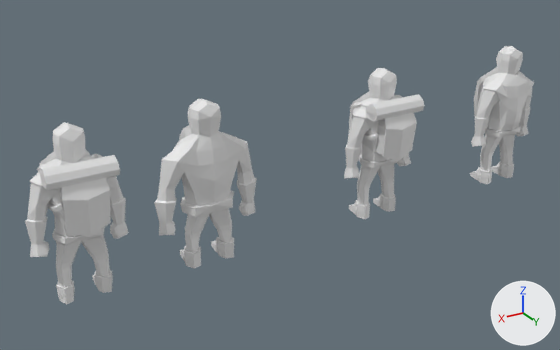
Renders of the Blender file Animations/WarriorIdle.blend from each side of a commit.
The view is the same before and after, from a 50 mm lens placed at (15.2, 32.5, 20.0), pointed at (-4.8, -0.8, 3.4). Lighting does not change. The marker at lower right points along +X, +Y and +Z.

Before the edit, the objects in view are built like this:
```python
me_cube_000 = bpy.data.meshes.new('Cube.000')
me_cube_000.from_pydata(...)  # 298 vertices, 585 faces; spans x -2.86..2.84, y -1.89..1.01, z 0.01..8.74
me_cube_001 = bpy.data.meshes.new('Cube.001')
me_cube_001.from_pydata(...)  # 275 vertices, 393 faces; spans x -0.01..2.36, y -2.16..2.04, z 0.01..8.74
me_cube_002 = bpy.data.meshes.new('Cube.002')
me_cube_002.from_pydata(...)  # 275 vertices, 393 faces; spans x -0.01..2.36, y -2.16..2.04, z 0.01..8.74
me_cube_005 = bpy.data.meshes.new('Cube.005')
me_cube_005.from_pydata(...)  # 193 vertices, 313 faces; spans x -0.01..2.36, y -2.16..1.16, z 0.01..8.74
ob_cube_000 = bpy.data.objects.new('Cube.000', me_cube_000)
ob_cube_000.location = (0.0, 0.0, 0.0)
_m = ob_cube_000.modifiers.new('Triangulate.001', 'TRIANGULATE')
_m.quad_method = 'BEAUTY'
ob_cube_001 = bpy.data.objects.new('Cube.001', me_cube_002)
ob_cube_001.location = (-10.81, 0.0, 0.0)
_m = ob_cube_001.modifiers.new('Mirror', 'MIRROR')
_m.use_clip = True
_m = ob_cube_001.modifiers.new('Triangulate.001', 'TRIANGULATE')
_m.quad_method = 'BEAUTY'
ob_cube_002 = bpy.data.objects.new('Cube.002', me_cube_001)
ob_cube_002.location = (6.61, 0.0, 0.0)
_m = ob_cube_002.modifiers.new('Mirror', 'MIRROR')
_m.use_clip = True
_m = ob_cube_002.modifiers.new('Triangulate.001', 'TRIANGULATE')
_m.quad_method = 'BEAUTY'
ob_cube_003 = bpy.data.objects.new('Cube.003', me_cube_005)
ob_cube_003.location = (-20.5, 0.0, 0.0)
_m = ob_cube_003.modifiers.new('Mirror', 'MIRROR')
_m.use_clip = True
_m = ob_cube_003.modifiers.new('Triangulate.001', 'TRIANGULATE')
_m.quad_method = 'BEAUTY'
```
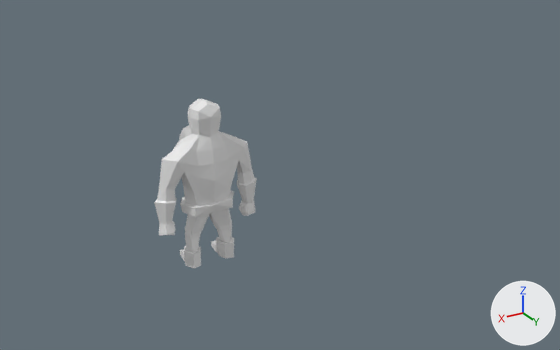
The edits, one by one:
Object 'Cube.003' (ob_cube_003) is now hidden.
Object 'Cube.001' (ob_cube_001) moves from (-10.81, 0.0, 0.0) to (0.0, 0.0, 0.0).
Object 'Cube.001' (ob_cube_001) is now hidden.
Object 'Cube.002' (ob_cube_002) is now hidden.

Where the change shows, as pixel boxes [x1, y1, x2, y2] in the pictures (560 x 350 px):
'Cube.002', hidden
    before: [25, 122, 129, 304]
'Cube.001', hidden
    before: [344, 68, 425, 219]
'Cube.003', hidden
    before: [470, 46, 534, 184]
